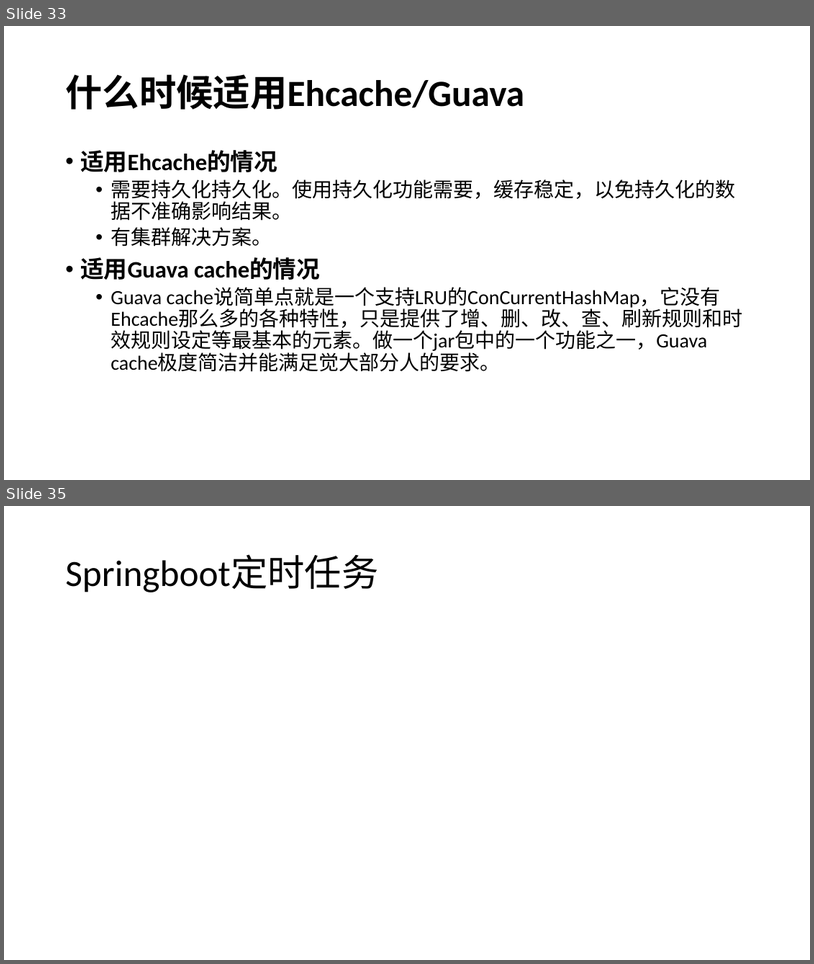
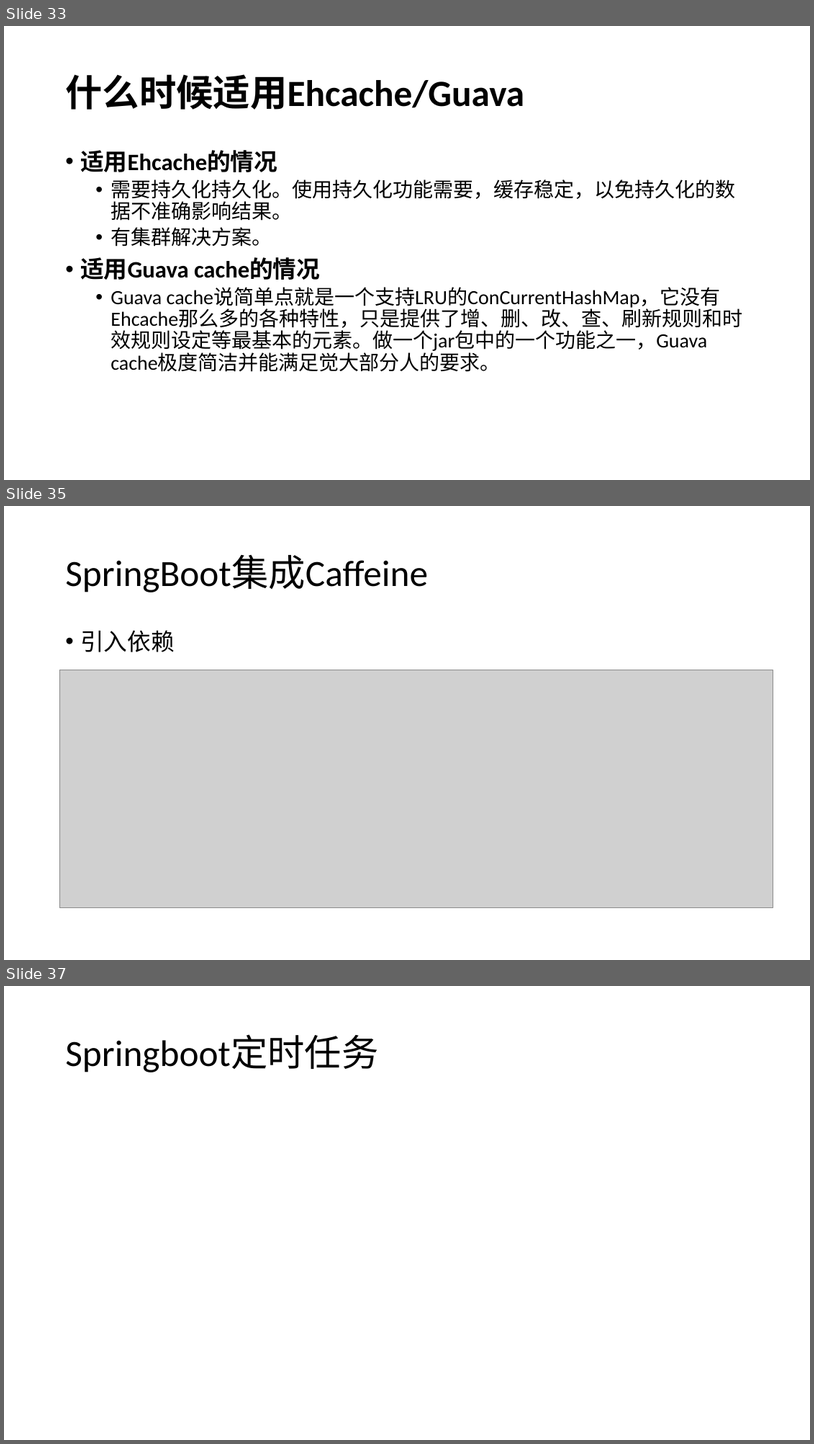
Before and after one commit to airuitian/MicroService, a slide deck: springboot/SpringBoot-4.pptx. Shown one above the other, each under a label of ours: slides 33 and 35 before the commit, slides 33, 35 and 37 after it; the slides between them are not shown. The pictures are 814x964 and 814x1444 pixels, drawn with LibreOffice and Linux fonts; fonts in the diff are those of the drawing; grey boxes stand for pictures. Boxes give left, top, right and bottom in pixels: in the first picture for what was removed or moved away, otherwise in the second. Text is boxed around its words. In the diff, an @@ line names an element or a change of style, - is before the commit and + after.

```diff
--- a/springboot/SpringBoot-4.pptx
+++ b/springboot/SpringBoot-4.pptx
@@ slide 35 added at (x1=4, y1=506, x2=810, y2=960), background #FFFFFF @@
@@ title added at (x1=65, y1=555, x2=428, y2=592), 44 pt, text #000000 @@
+SpringBoot集成Caffeine
@@ text added at (x1=80, y1=630, x2=175, y2=652), 28 pt, text #000000 @@
+• 引入依赖
@@ picture added at (x1=59, y1=670, x2=774, y2=908) @@
@@ what was slide 35 is now slide 37 @@
```
Also in this commit, not shown: 2 other slides added, 1 slide removed, 21 other files.
